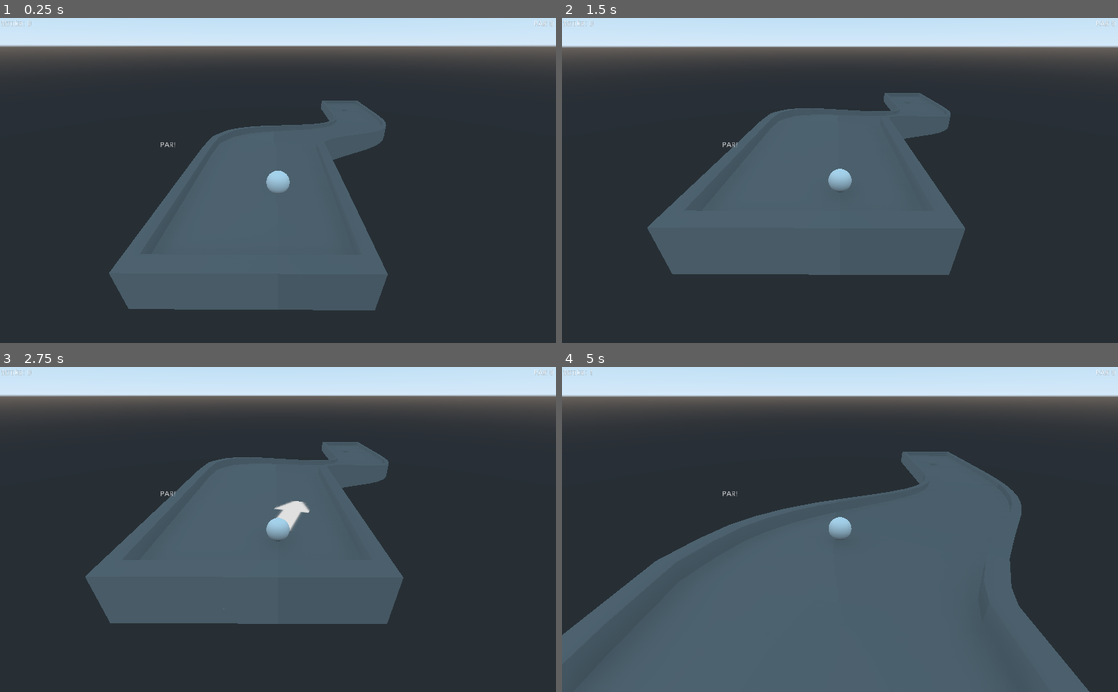
Above: before the commit, frames 1-4 (two rows, left to right).
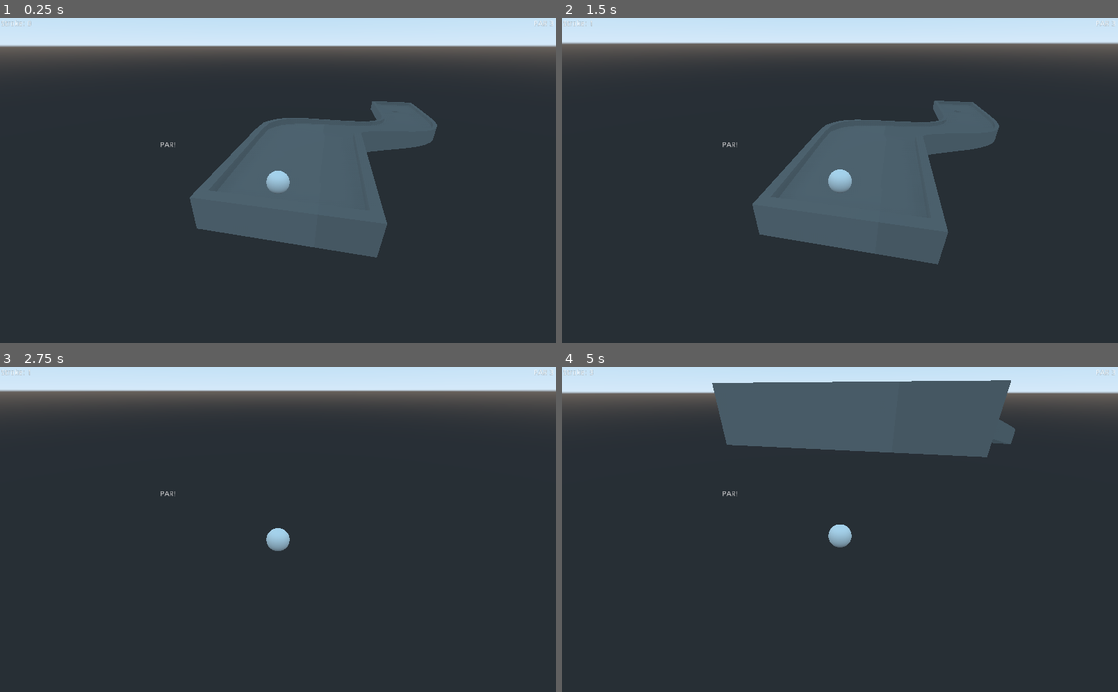
Above: after the commit, the same moments.

Repository: SlashScreen/golf
Game: Godot game, scene res://Levels/test_level.tscn
The game is run twice, just before and just after one commit, with the same random seed, the same clock (stepped at 60 frames per second) and the same inputs.
Inputs (mouse positions are in pixels of both pictures, inside the frame that each line leads up to):
- Up to frame 1 (0.25 s): no input
- Up to frame 2 (1.5 s): move the mouse to (962, 164) at 0.52 s; click (962, 164) at 0.67 s; move the mouse to (728, 196) at 1.27 s; click (728, 196) at 1.42 s
- Up to frame 3 (2.75 s): move the mouse to (333, 458) at 2.02 s; click (333, 458) at 2.17 s
- Up to frame 4 (5 s): move the mouse to (812, 594) at 2.77 s; click (812, 594) at 2.92 s; move the mouse to (1006, 578) at 3.52 s; click (1006, 578) at 3.67 s; move the mouse to (673, 480) at 4.27 s; click (673, 480) at 4.42 s

The runs differ from the first frame. In frame 1, 15% of the frame differs, in the area x 19-100%, y 0-90%; in frame 2, 15%; in frame 3, 25%; in frame 4, 56%, in the area x 0-100%, y 0-100%.
Error before the commit: Invalid get index 'test' (on base: 'Nil'). (res://Scripts/Signal_Router.gd:29)

Commit message:
almost there. it reads the json correctly again, now just sets it weird.

Diff:
--- a/Levels/levels.json
+++ b/Levels/levels.json
@@ -11,7 +11,7 @@
 				"par":3,
 				"origin":{"x":0,"y":0,"z":0}
 			},
-			"0":{
+			"1":{
 				"par":3,
 				"origin":{"x":0,"y":0,"z":0}
 			}
--- a/Scripts/Golf_Ball.gd
+++ b/Scripts/Golf_Ball.gd
@@ -9,7 +9,7 @@
 
 func _ready():
 	#Load textures and things later
-	get_tree().get_root().get_node("Signal_Router").connect("move_ball",self,"on_move_ball")
+	get_tree().get_root().get_node("Signal_Router").connect("move_ball",self,"_on_move_ball")
 	get_parent().get_parent().get_node("Kill_Volume").get_node("Area").connect("oob",self,"_on_oob")
 
 func _process(delta):
--- a/Scripts/Signal_Router.gd
+++ b/Scripts/Signal_Router.gd
@@ -10,7 +10,8 @@
 
 func _ready():
 	file.open("res://Levels/levels.json",File.READ)
-	var levels = JSON.parse(file.get_as_text()).get_result()
+	levels = JSON.parse(file.get_as_text()).get_result()
+	file.close()
 	#set default score stuff. This shoudln't be a problem later since all holes will be in 1 scene
 	gameVars.currentScore = 0
 	gameVars.scorecard = []
@@ -26,11 +27,12 @@
 ###SCORE FUNCTIONS###
 func new_hole(): #todo: add hole with json data n all that
 	print("New Hole")
-	gameVars.par = levels[gameVars.map][gameVars.hole].par
+	#PROBLEM- Levels is empty. Why?
+	gameVars.par = levels[gameVars.map].holes[str(gameVars.hole)].par
 	gameVars.scorecard.append(gameVars.currentScore) #add to card
 	gameVars.currentScore = 0 #reset stroke
 	gameVars.hole += 1
-	var o = (levels[gameVars.map][gameVars.hole].origin)
+	var o = (levels[gameVars.map].holes[str(gameVars.hole)].origin)
 	emit_signal("move_ball",Vector3(o.x,o.y,o.z))
 
 func hard_reset():
